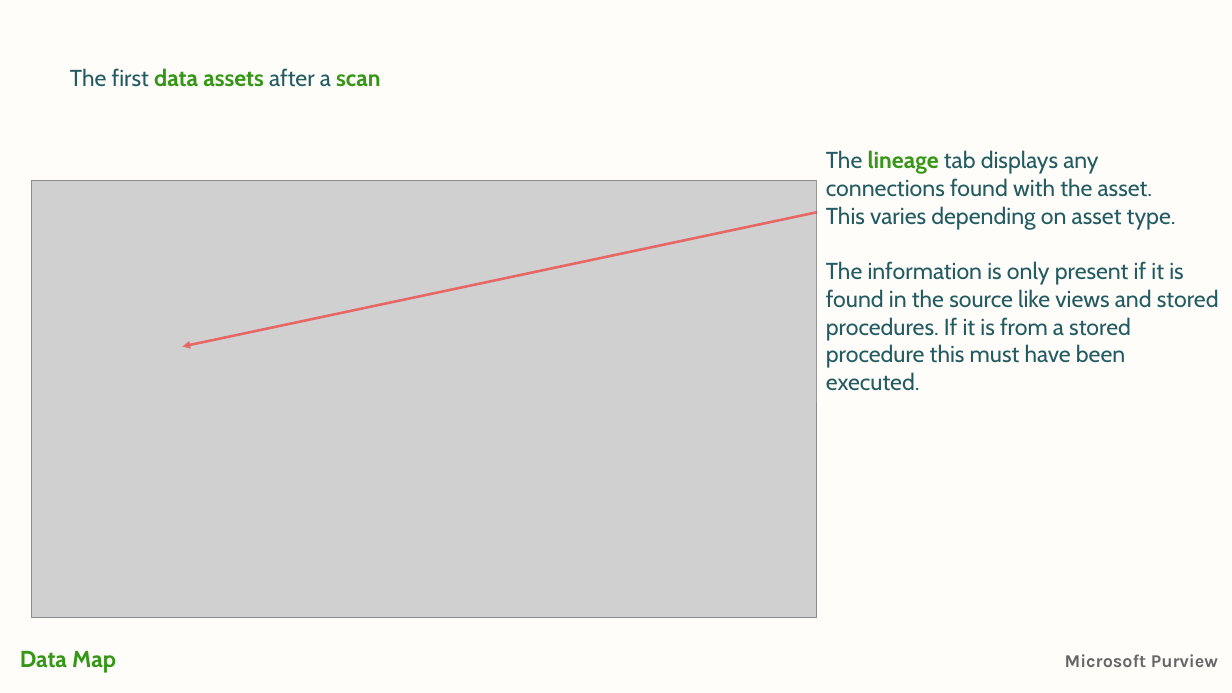
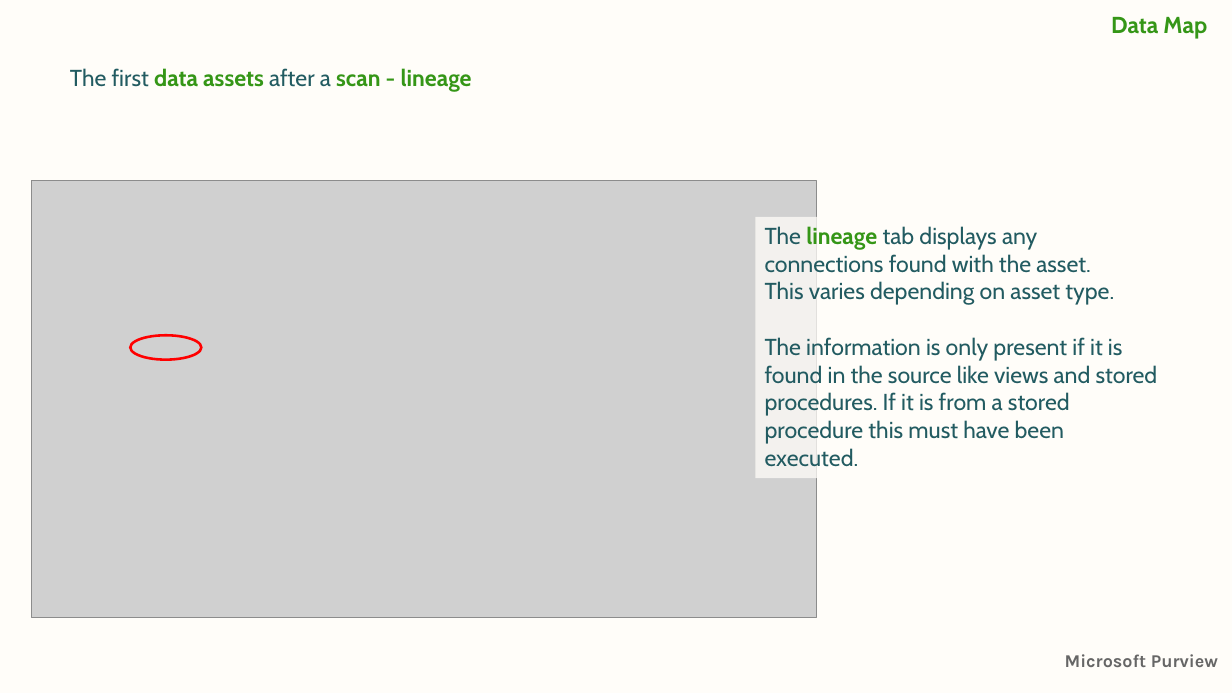
Before and after one commit to jcordtz/microsoft-purview-stuff, a slide deck: slide 15 of Presentations/2-Getting Started/Purview-2-datamap.pptx (slide 14 before the commit). Drawn at 1232x693 pixels with LibreOffice and Linux fonts; fonts in the diff are those of the drawing; grey boxes stand for pictures; background and template pictures are left out. Boxes give left, top, right and bottom in pixels: in the first picture for what was removed or moved away, otherwise in the second. Text is boxed around its words. In the diff, an @@ line names an element or a change of style, - is before the commit and + after.

```diff
--- a/Presentations/2-Getting Started/Purview-2-datamap.pptx
+++ b/Presentations/2-Getting Started/Purview-2-datamap.pptx
@@ text added at <box>1111,17,1207,39</box>, 18 pt, text #359617, bold @@
+Data Map
@@ text at <box>70,68,472,92</box>: text changed; text colour #225B61 to #359617; bold on @@
-The first data assets after a scan
+The first data assets after a scan - lineage
@@ arrow removed from (817, 213) to (182, 347) @@
@@ text "The lineage tab displays any ...": place and size @@
-text "The lineage tab displays any ..." at <box>826,150,1219,391</box>
+text "The lineage tab displays any ..." at <box>765,226,1158,467</box>
@@ ellipse added at <box>130,335,201,360</box>, outline #FF0000 2 pt @@
@@ text removed at <box>20,651,116,673</box> @@
-Data Map
```
Also in this commit, not shown: 53 other slides changed, 1 slide added, 7 other files.
